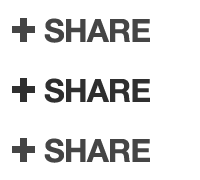
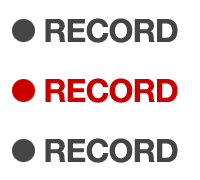
The second (200, 180) image is a revision of the first. Changes to its layers:
hid group "Share" (7 layers) over 12, 18, 150, 163
showed group "Record" (6 layers) over 12, 18, 178, 163
